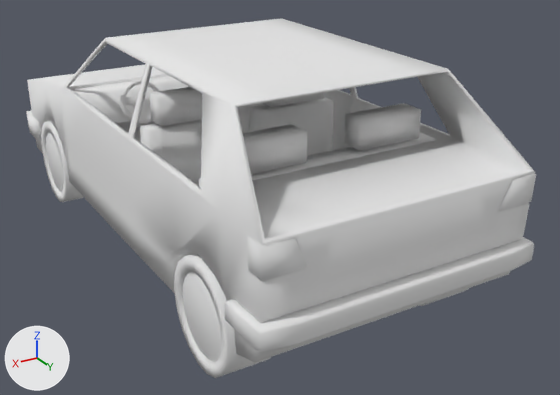
What one commit did to the Blender file Assets/Models/golf2.blend.
Before and after are seen from a 50 mm camera at (4.36, 8.7, 4.84) aimed at (-0.52, 0.56, 0.77). Lighting does not change. The marker at lower left points along +X, +Y and +Z.

Script lines for the objects in view, before the commit:
```python
me_cube = bpy.data.meshes.new('Cube')
me_cube.from_pydata(...)  # 470 vertices, 429 faces; spans x -1.67..0.0, y -1.38..0.92, z -3.89..4.08
me_cube.materials.append(mat_car)  # its picture is missing
me_cube_011 = bpy.data.meshes.new('Cube.011')
me_cube_011.from_pydata(...)  # 92 vertices, 108 faces; spans x -0.416..0.122, y -0.617..0.617, z -0.626..0.626
me_cube_011.polygons.foreach_set('use_smooth', [True] * 108)
me_cube_011.materials.append(mat_car)  # its picture is missing
me_cube_013 = bpy.data.meshes.new('Cube.013')
me_cube_013.from_pydata(...)  # 92 vertices, 108 faces; spans x -0.416..0.122, y -0.617..0.617, z -0.626..0.626
me_cube_013.polygons.foreach_set('use_smooth', [True] * 108)
me_cube_013.materials.append(mat_car)  # its picture is missing
ob_car = bpy.data.objects.new('car', me_cube)
ob_car.location = (0.0, 0.0, 1.94)
ob_car.rotation_euler = (1.571, 0.0, 0.0)  # degrees (90, 0, 0)
_m = ob_car.modifiers.new('Mirror', 'MIRROR')
_m.use_clip = True
ob_wheel_backl = bpy.data.objects.new('wheel_backL', me_cube_013)
ob_wheel_backl.parent = ob_car
ob_wheel_backl.matrix_parent_inverse = Matrix(((1.0, 0.0, 0.0, 0.0), (0.0, 1.0, 0.0, -1.944), (0.0, 0.0, 1.0, 0.0), (0.0, 0.0, 0.0, 1.0)))
ob_wheel_backl.location = (1.487, 0.663, -2.549)
ob_wheel_frontl = bpy.data.objects.new('wheel_frontL', me_cube_011)
ob_wheel_frontl.parent = ob_car
ob_wheel_frontl.matrix_parent_inverse = Matrix(((1.0, 0.0, 0.0, 0.0), (0.0, 1.0, 0.0, -1.944), (0.0, 0.0, 1.0, 0.0), (0.0, 0.0, 0.0, 1.0)))
ob_wheel_frontl.location = (1.487, 0.663, 2.59)
# also in view: 'steering wheel' at (0.73, -0.99, 1.88)
```
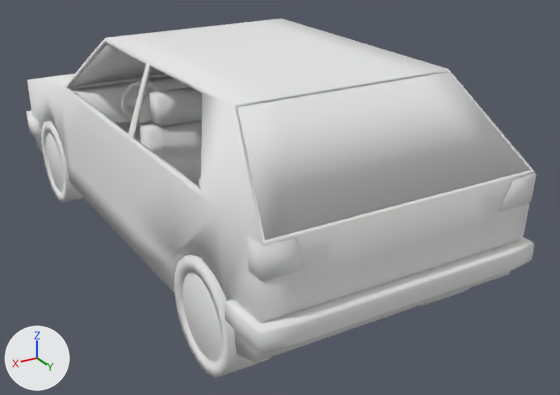
The change, as a diff of the scene's bpy script:
```diff
--- a/Assets/Models/golf2.blend.py
+++ b/Assets/Models/golf2.blend.py
@@ me_cube @@
 # used by ob_car; location = (0.0, 0.0, 1.94); rotation_euler = (1.571, 0.0, 0.0), in degrees (90, 0, 0)
 # verts and faces of me_cube; kept vertices keep their numbers, new ones are numbered from 470
-me_cube.from_pydata(...)  # 470 vertices, 429 faces; spans x -1.67..0.0, y -1.38..0.92, z -3.89..4.08
+me_cube.from_pydata(...)  # 496 vertices, 450 faces; spans x -1.67..0.0, y -1.38..0.92, z -3.89..4.08
+# me_cube part 1: a new loose piece of 14 vertices spanning x -1.53..0.0, y 0.08..0.9, z -3.76..-2.72, in mat_car (its picture is missing)
+# me_cube part 2
+verts[470] = (-1.22, 0.87, 0.63)
+verts[471] = (-1.51, 0.1, 1.63)
+verts[472] = (-1.23, 0.89, 0.69)
+verts[473] = (-1.51, 0.09, 1.71)
+verts[474] = (-0.85, 0.89, 0.69)
+verts[475] = (-1.0, 0.09, 1.71)
+verts[476] = (-0.86, 0.87, 0.63)
+verts[477] = (-0.99, 0.1, 1.63)
+verts[478] = (0.0, 0.87, 0.63)
+verts[479] = (0.0, 0.1, 1.63)
+verts[480] = (0.0, 0.89, 0.69)
+verts[481] = (0.0, 0.09, 1.71)
+faces += [(474, 480, 478, 476), (470, 472, 474, 476), (470, 471, 473, 472), (471, 477, 475, 473), (475, 477, 479, 481), (474, 475, 481, 480)]  # smooth
+faces += [(472, 473, 475, 474), (476, 478, 479, 477), (470, 476, 477, 471)]  # smooth
 me_cube.materials.append(mat_car)
```

Where the change shows, as pixel boxes [x1, y1, x2, y2] in the pictures (560 x 395 px):
part 1 of me_cube, added
    after: [237, 72, 530, 240]
part 2 of me_cube, added
    after: [69, 44, 165, 87]
